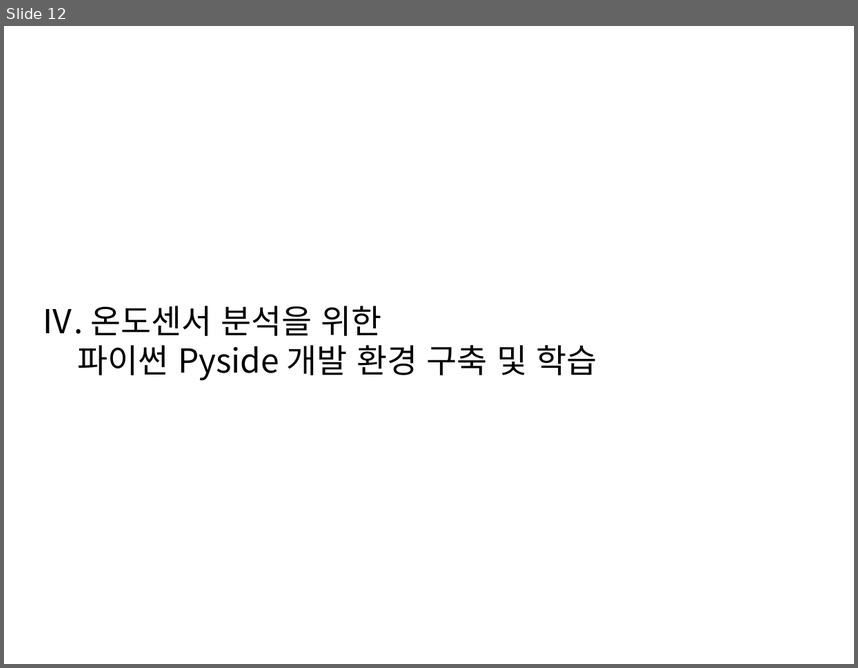
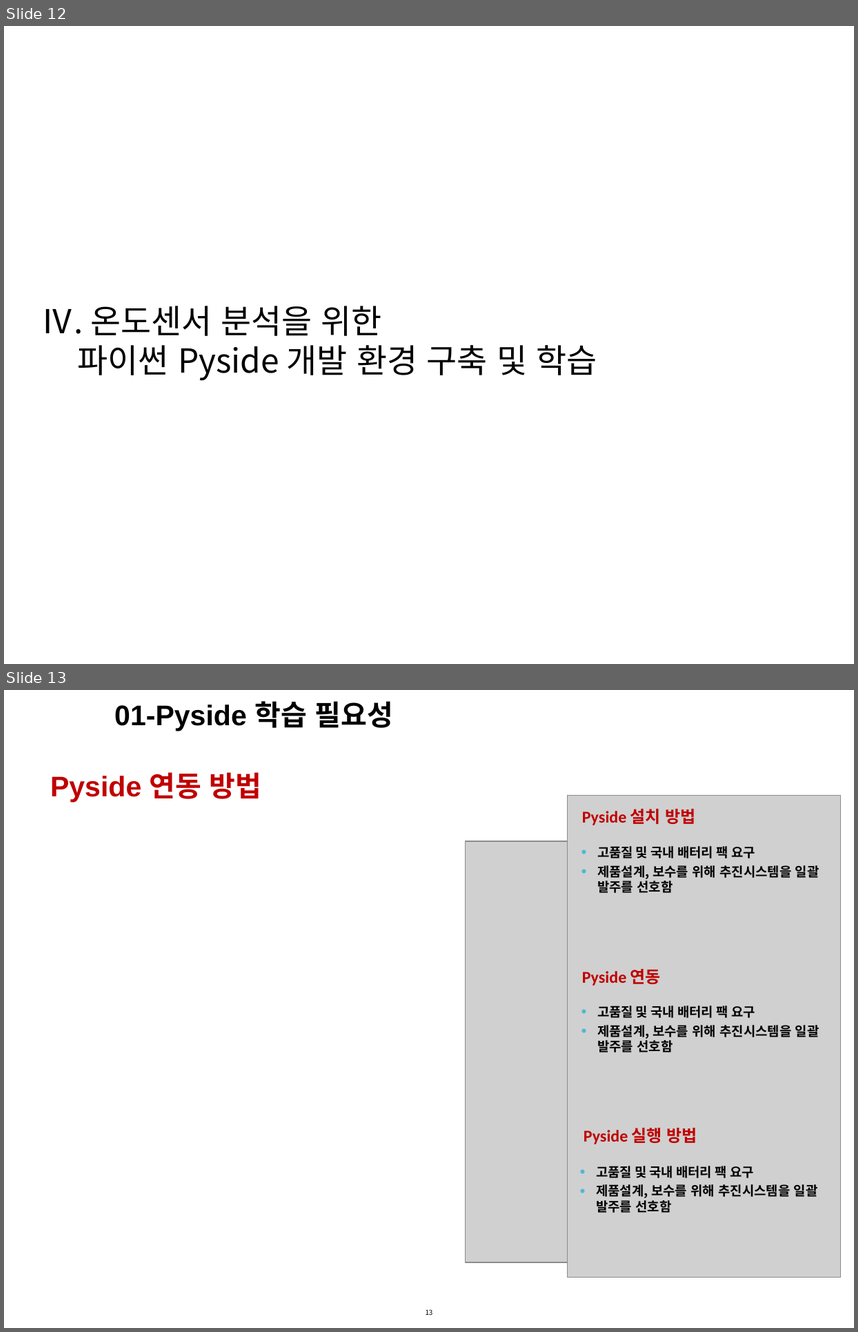
Before and after one commit to leewoown/Python_03, a slide deck: 나의자랑 위한 연구노트 정리건 .pptx. Shown one above the other, each under a label of ours: slide 12 before the commit, slides 12 and 13 after it. The pictures are 858x668 and 858x1332 pixels, drawn with LibreOffice and Linux fonts; fonts in the diff are those of the drawing; grey boxes stand for pictures; background and template pictures are left out. Boxes give left, top, right and bottom in pixels: in the first picture for what was removed or moved away, otherwise in the second. Text is boxed around its words. In the diff, an @@ line names an element or a change of style, - is before the commit and + after.

```diff
--- a/나의자랑 위한 연구노트 정리건 .pptx
+++ b/나의자랑 위한 연구노트 정리건 .pptx
@@ slide 13 added at (4,690,854,1328), background #FFFFFF @@
@@ text added at (51,693,100,742), 28 pt, text #FFFFFF, bold @@
+Ⅲ
@@ text added at (114,701,392,731), 24 pt, text #000000, bold @@
+01-Pyside 학습 필요성
@@ text added at (50,772,262,802), 24 pt, text #C00000, bold @@
+Pyside 연동 방법
@@ picture added at (568,796,840,1276) @@
@@ text added at (582,809,696,825), 14 pt, text #C00000, bold @@
+Pyside 설치 방법
@@ picture added at (465,841,574,1262) @@
@@ text added at (597,846,820,893), 11 pt, text #000000, bold @@
+  • 고품질 및 국내 배터리 팩 요구
+  • 제품설계, 보수를 위해 추진시스템을 일괄 발주를 선호함
@@ text added at (582,969,661,985), 14 pt, text #C00000, bold @@
+Pyside 연동
@@ text added at (597,1005,820,1052), 11 pt, text #000000, bold @@
+  • 고품질 및 국내 배터리 팩 요구
+  • 제품설계, 보수를 위해 추진시스템을 일괄 발주를 선호함
@@ text added at (584,1127,697,1144), 14 pt, text #C00000, bold @@
+Pyside 실행 방법
@@ text added at (596,1165,818,1212), 11 pt, text #000000, bold @@
+  • 고품질 및 국내 배터리 팩 요구
+  • 제품설계, 보수를 위해 추진시스템을 일괄 발주를 선호함
@@ page number added at (426,1309,433,1314), 10 pt, text #000000 @@
+13
```
Also in this commit, not shown: 3 slides changed, 1 other slide added, 1 slide removed, 2 other files.
